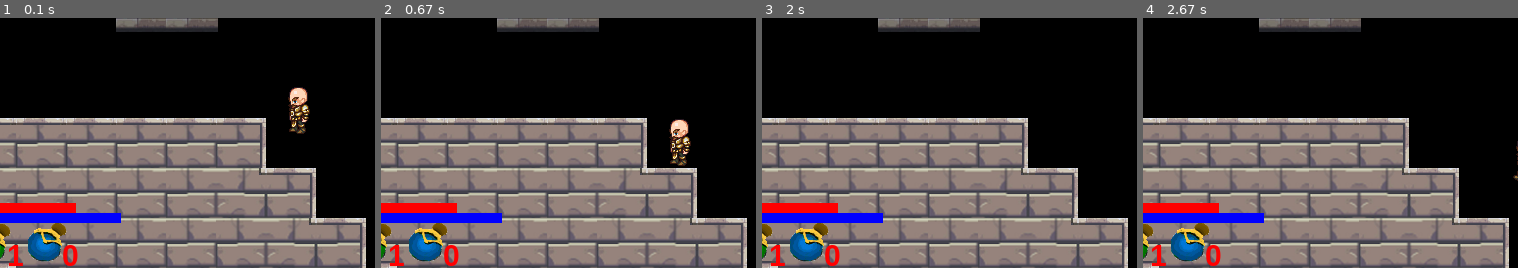
Above: before the commit, frames 1-4 (left to right).
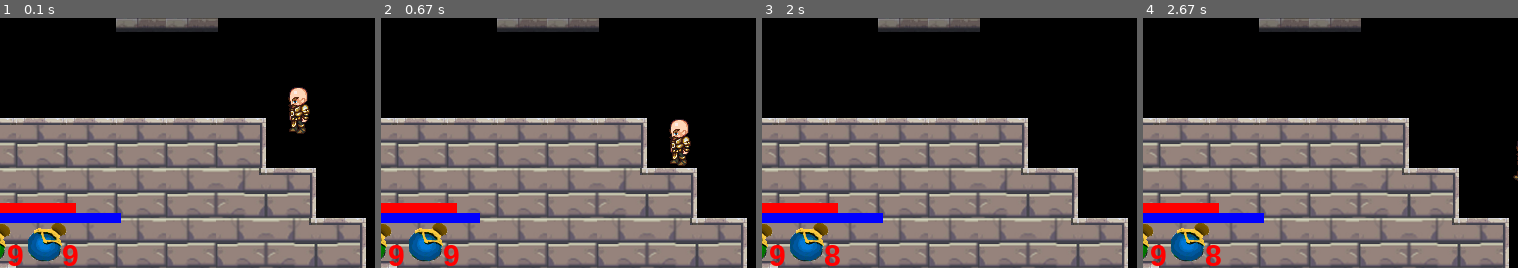
Above: after the commit, the same moments.

Repository: MFTI-summer/ROGUE-LEGACY
Game: pygame game, started from Main Project/Testing.py
Same seed, same stepped clock (60 frames per second), same inputs: the game is played once before the commit and once after it.
Inputs (mouse positions are % of the whole screen's width and height, from its top left):
- Up to frame 1 (0.1 s): no input
- Up to frame 2 (0.67 s): click (50, 50) at 0.38 s
- Up to frame 3 (2 s): tap E at 0.67 s; hold D 1-1.47 s; tap Space at 1.07, 1.37, 1.57, 1.87 s; hold D 1.5-1.97 s
- Up to frame 4 (2.67 s): hold A 2-2.53 s; tap Space at 2.07, 2.37, 2.63 s; tap E at 2.15 s; hold A from 2.57 s (still down)
The pictures show only the part of the screen within x 5-55%, y 50-100%; the shares and areas given below are measured in that part.

The runs differ from the first frame. In frame 1, 0.3% of the frame differs, in the area x 2-20%, y 90-100%; in frame 2, 0.5%, in the area x 2-33%, y 78-100%; in frame 3, 0.3%; in frame 4, 0.3%.

Commit message:
spell now consumes mana!

Diff:
--- a/Main Project/Hero.py
+++ b/Main Project/Hero.py
@@ -9,6 +9,7 @@
 class Hero(pg.sprite.Sprite):
     MAX_HP = 100
     MAX_MANA = 100
+    MANA_FOR_SPELL = 15
 
     def __init__(self, x, y):
         # ща буит куча переменных, поэтому держись
@@ -109,7 +110,7 @@
         # Если персонаж может атаковать
         if events is not None:
             for event in events:
-                if event.type == pg.MOUSEBUTTONDOWN and event.button == 1:
+                if event.type == pg.MOUSEBUTTONDOWN and event.button == 1 and self.consume_mana(Hero.MANA_FOR_SPELL):
                     self.bullets.add(Bullet('Animations/Hero/Bullets/bullet1.png', self.facing, self.rect.center))
         pg.sprite.groupcollide(self.bullets, self.level.level, True, False)
 
@@ -206,6 +207,12 @@
     def death(self):
         pass
 
+    def consume_mana(self, mana):
+        if self.mana >= mana:
+            self.mana -= mana
+            return True
+        return False
+
     def damage(self, damage):
         self.hp -= damage
         if self.hp < 0:
--- a/Main Project/Inventory.py
+++ b/Main Project/Inventory.py
@@ -31,9 +31,12 @@
             raise Exception("TYPE OF ITEM IS NOT CORRECT")
 
     def use_item(self):
-        if self.hero.hp < 100:
-            if len(self.buf) > 0:
-                self.buf.pop().use(self.hero)
+        if self.type == "MANA" and self.hero.get_mana() >= 100:
+            return
+        if self.type == "HP" and self.hero.get_hp() >= 100:
+            return
+        if len(self.buf) > 0:
+            self.buf.pop().use(self.hero)
 
     def get_number_of_stored_items(self):
         return len(self.buf)
--- a/Main Project/Testing.py
+++ b/Main Project/Testing.py
@@ -7,6 +7,8 @@
 
 if __name__ == '__main__':
 
+    MANA_RESTORED_FOR_TICK = 2
+
     WIN_width = 750
     WIN_height = 500
 
@@ -15,16 +17,20 @@
 
     display = pg.display.set_mode((WIN_width, WIN_height))
     clock = pg.time.Clock()
-    heal_potion = Item.HealItem(30, 100, 100)
+    heal_potion = Item.HealItem(30, 0, 0)
+    mana_potion = Item.RestoreManaItem(50, 0, 0)
     hero = Hero.Hero(x=300, y=300)
     ui = UI.UI(hero, 5, WIN_height-5)
-    ui.heal_slot.store_item(heal_potion)
+    for _ in range(9):
+        ui.heal_slot.store_item(heal_potion)
+        ui.mana_slot.store_item(mana_potion)
     # hero.rect.x = 300
     # hero.rect.y = 300
     level = Tiles.Level(Tiles.level_12_map)
     hero.set_level(level)
     hero.damage(30)
     while run:
+        hero.restore_mana(MANA_RESTORED_FOR_TICK/fps)
         events = pg.event.get()
         display.fill([0] * 3)
         hero.update(display, events=events)
